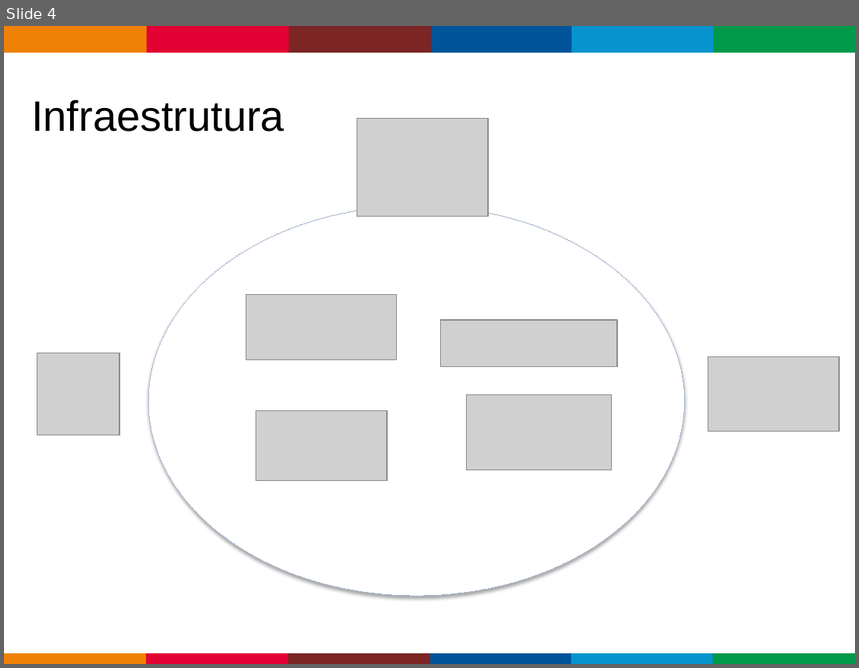
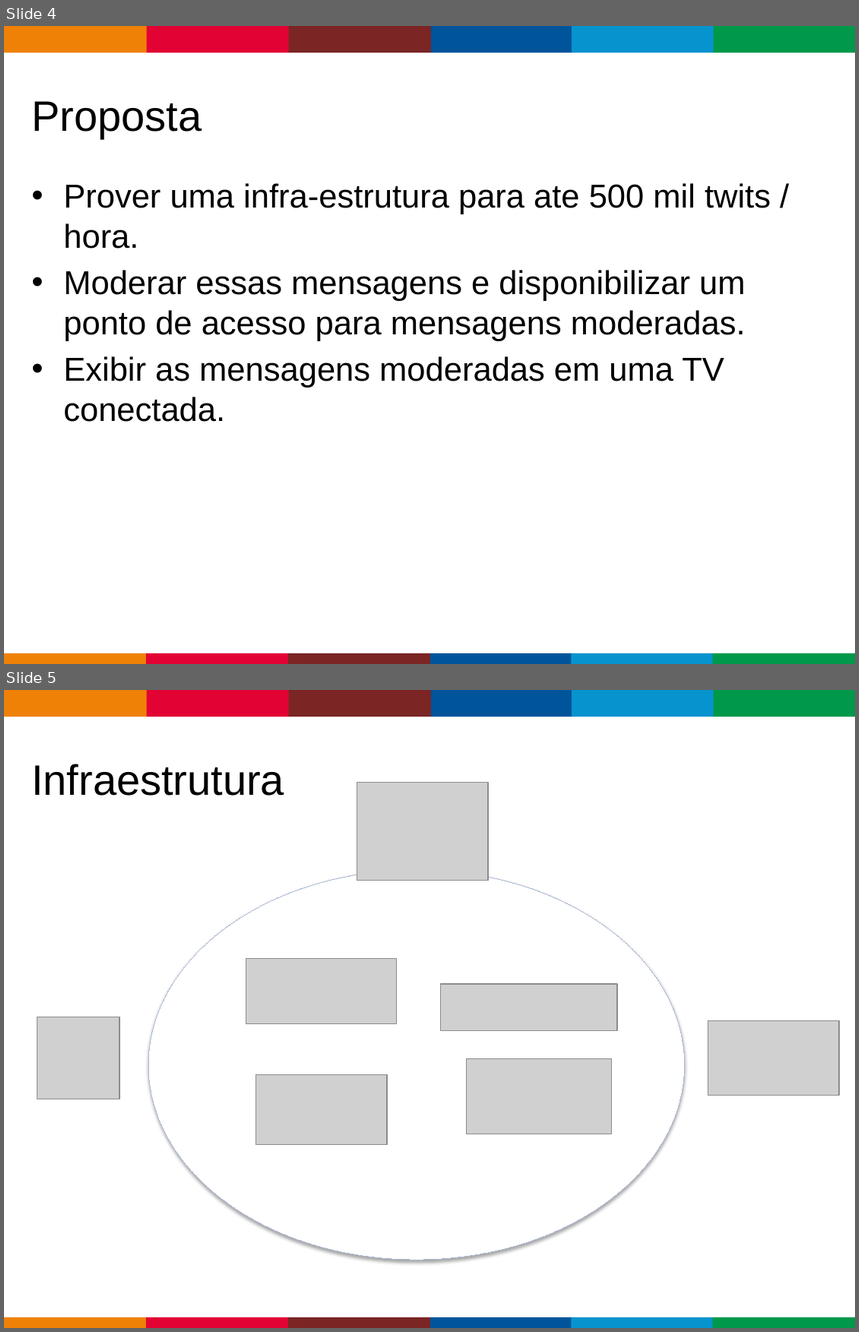
Before and after one commit to ficosta/TDC-2014-TvDigital-Twitter, a slide deck: Twitter e TV DIGITAL.pptx. Shown one above the other, each under a label of ours: slide 4 before the commit, slides 4 and 5 after it. The pictures are 859x668 and 859x1332 pixels, drawn with LibreOffice and Linux fonts; fonts in the diff are those of the drawing; grey boxes stand for pictures; background and template pictures are left out. Boxes give left, top, right and bottom in pixels: in the first picture for what was removed or moved away, otherwise in the second. Text is boxed around its words. In the diff, an @@ line names an element or a change of style, - is before the commit and + after.

```diff
--- a/Twitter e TV DIGITAL.pptx
+++ b/Twitter e TV DIGITAL.pptx
@@ slide 4 added at [4, 26, 855, 664], background #FFFFFF; not listed: 13 template elements that a slide beside it also shows @@
@@ title added at [31, 101, 202, 138], 36 pt, text #000000 @@
+Proposta
@@ text added at [63, 183, 771, 422], 28 pt, text #000000 @@
+• Prover uma infra-estrutura para ate 500 mil twits / hora.
+• Moderar essas mensagens e disponibilizar um ponto de acesso para mensagens moderadas.
+• Exibir as mensagens moderadas em uma TV conectada.
@@ what was slide 4 is now slide 5 @@
```
Also in this commit, not shown: 6 slides changed, 6 other slides added, 1 slide removed, 3 other files.
